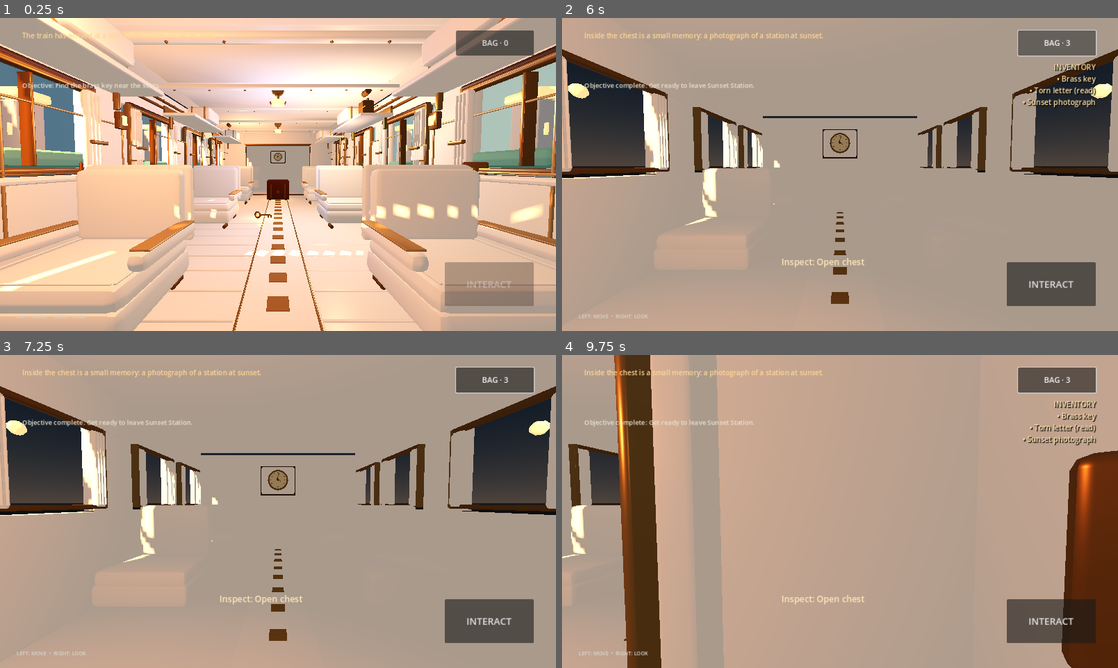
Above: before the commit, frames 1-4 (two rows, left to right).
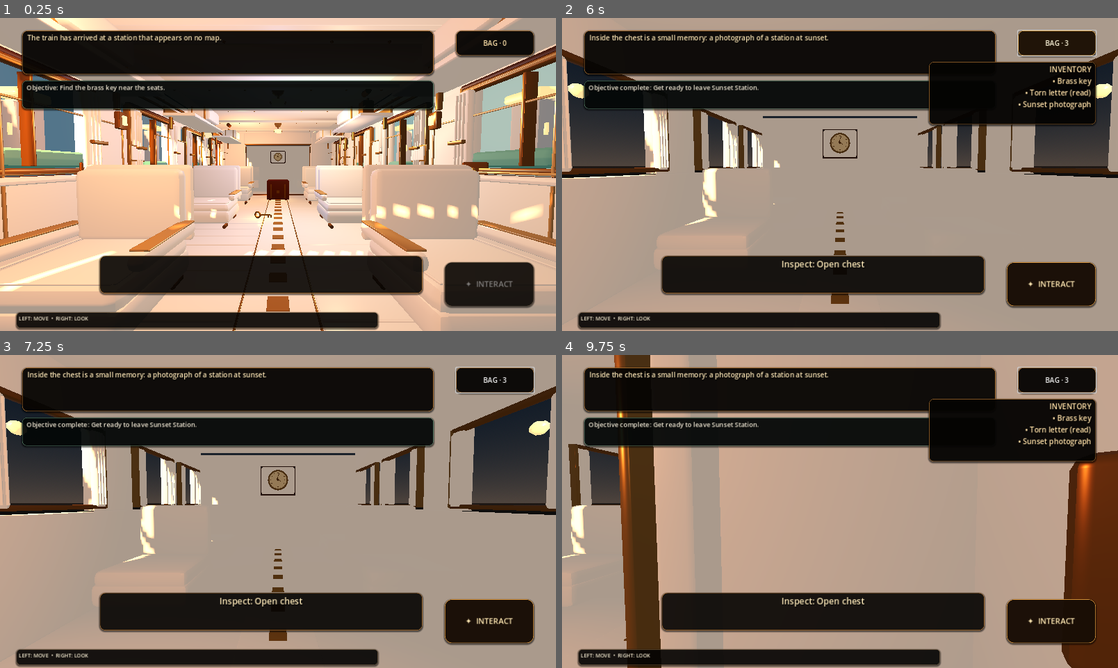
Above: after the commit, the same moments.

Repository: bdssmdkacem-dot/lost-things-express
Game: Godot game, scene res://scenes/main.tscn
The game is run twice, just before and just after one commit, with the same random seed, the same clock (stepped at 60 frames per second) and the same inputs.
Inputs (mouse positions are in pixels of both pictures, inside the frame that each line leads up to):
- Up to frame 1 (0.25 s): no input
- Up to frame 2 (6 s): click "BAG · 0" at 0.5 s; tap Enter at 1.25 s; move the mouse to (867, 174) at 1.27 s; hold W (move_forward) 1.28-5 s; tap E every 0.75 s from 1.35 to 4.35 s; click (867, 174) at 1.42 s; move the mouse to (812, 174) at 2.02 s; move the mouse to (851, 168) at 2.77 s; move the mouse to (834, 180) at 3.52 s; click (834, 180) at 3.67 s; move the mouse to (878, 177) at 4.27 s; click "INTERACT" (after the commit: "✦ INTERACT") at 5 s; click "BAG · 3" at 5.75 s
- Up to frame 3 (7.25 s): tap Space at 6.5 s; move the mouse to (233, 508) at 6.52 s; hold W (move_forward) from 6.53 s (still down); tap E at 6.6 s
- Up to frame 4 (9.75 s): tap Enter at 7.25, 9.5 s; move the mouse to (845, 511) at 7.27 s; tap E every 0.75 s from 7.35 to 9.6 s; click (845, 511) at 7.42 s; tap Space at 8 s; move the mouse to (817, 505) at 8.02 s; release W (move_forward) at 8.03 s; hold D (move_right) 8.03-8.78 s; move the mouse to (867, 511) at 8.77 s; hold W (move_forward) from 8.78 s (still down); move the mouse to (812, 511) at 9.52 s; click (812, 511) at 9.67 s

The runs differ from the first frame. In frame 1, 33% of the frame differs, in the area x 2-97%, y 3-100%; in frame 2, 37%; in frame 3, 33%; in frame 4, 37%.

Commit message:
ui: add readable story panels and polished brass interaction controls

Diff:
--- a/scripts/main.gd
+++ b/scripts/main.gd
@@ -218,7 +218,11 @@
 	status_label.autowrap_mode = TextServer.AUTOWRAP_WORD_SMART
 	status_label.add_theme_font_size_override("font_size", 16)
 	status_label.size_flags_vertical = Control.SIZE_SHRINK_BEGIN
-	status_label.add_theme_color_override("font_color", Color(1.0, 0.84, 0.58))
+	status_label.add_theme_color_override("font_color", Color(1.0, 0.91, 0.72))
+	status_label.add_theme_color_override("font_shadow_color", Color(0.0, 0.0, 0.0, 1.0))
+	status_label.add_theme_constant_override("shadow_offset_x", 1)
+	status_label.add_theme_constant_override("shadow_offset_y", 2)
+	status_label.add_theme_stylebox_override("normal", _ui_panel_style(Color(0.025, 0.018, 0.012, 0.88), Color(0.72, 0.47, 0.19, 0.95), 12, 12))
 	root.add_child(status_label)
 
 	objective_label = Label.new()
@@ -228,7 +232,11 @@
 	objective_label.anchor_bottom = 0.29
 	objective_label.autowrap_mode = TextServer.AUTOWRAP_WORD_SMART
 	objective_label.add_theme_font_size_override("font_size", 15)
-	objective_label.add_theme_color_override("font_color", Color(0.91, 0.89, 0.82))
+	objective_label.add_theme_color_override("font_color", Color(0.97, 0.94, 0.86))
+	objective_label.add_theme_color_override("font_shadow_color", Color(0.0, 0.0, 0.0, 1.0))
+	objective_label.add_theme_constant_override("shadow_offset_x", 1)
+	objective_label.add_theme_constant_override("shadow_offset_y", 1)
+	objective_label.add_theme_stylebox_override("normal", _ui_panel_style(Color(0.018, 0.032, 0.031, 0.88), Color(0.36, 0.53, 0.43, 0.9), 10, 10))
 	root.add_child(objective_label)
 
 	prompt_label = Label.new()
@@ -238,7 +246,11 @@
 	prompt_label.anchor_bottom = 0.88
 	prompt_label.horizontal_alignment = HORIZONTAL_ALIGNMENT_CENTER
 	prompt_label.add_theme_font_size_override("font_size", 20)
-	prompt_label.add_theme_color_override("font_color", Color(1, 0.91, 0.73))
+	prompt_label.add_theme_color_override("font_color", Color(1.0, 0.92, 0.73))
+	prompt_label.add_theme_color_override("font_shadow_color", Color(0.0, 0.0, 0.0, 1.0))
+	prompt_label.add_theme_constant_override("shadow_offset_x", 1)
+	prompt_label.add_theme_constant_override("shadow_offset_y", 2)
+	prompt_label.add_theme_stylebox_override("normal", _ui_panel_style(Color(0.025, 0.018, 0.012, 0.78), Color(0.67, 0.43, 0.17, 0.9), 12, 8))
 	root.add_child(prompt_label)
 
 	interact_button = Button.new()
@@ -247,7 +259,15 @@
 	interact_button.anchor_top = 0.78
 	interact_button.anchor_right = 0.96
 	interact_button.anchor_bottom = 0.92
-	interact_button.add_theme_font_size_override("font_size", 22)
+	interact_button.text = "✦  INTERACT"
+	interact_button.add_theme_font_size_override("font_size", 18)
+	interact_button.add_theme_color_override("font_color", Color(1.0, 0.91, 0.70))
+	interact_button.add_theme_color_override("font_hover_color", Color(1.0, 0.97, 0.86))
+	interact_button.add_theme_color_override("font_pressed_color", Color(0.15, 0.08, 0.025))
+	interact_button.add_theme_stylebox_override("normal", _ui_panel_style(Color(0.10, 0.055, 0.022, 0.96), Color(0.91, 0.62, 0.24, 1.0), 16, 8))
+	interact_button.add_theme_stylebox_override("hover", _ui_panel_style(Color(0.24, 0.13, 0.035, 0.98), Color(1.0, 0.78, 0.35, 1.0), 16, 8))
+	interact_button.add_theme_stylebox_override("pressed", _ui_panel_style(Color(0.85, 0.56, 0.18, 1.0), Color(1.0, 0.85, 0.48, 1.0), 16, 8))
+	interact_button.add_theme_stylebox_override("disabled", _ui_panel_style(Color(0.045, 0.035, 0.025, 0.80), Color(0.28, 0.23, 0.16, 0.8), 16, 8))
 	interact_button.pressed.connect(_interact)
 	root.add_child(interact_button)
 
@@ -257,7 +277,12 @@
 	inventory_button.anchor_top = 0.04
 	inventory_button.anchor_right = 0.96
 	inventory_button.anchor_bottom = 0.12
-	inventory_button.add_theme_font_size_override("font_size", 18)
+	inventory_button.add_theme_font_size_override("font_size", 16)
+	inventory_button.add_theme_color_override("font_color", Color(1.0, 0.89, 0.67))
+	inventory_button.add_theme_color_override("font_hover_color", Color(1.0, 0.97, 0.86))
+	inventory_button.add_theme_stylebox_override("normal", _ui_panel_style(Color(0.025, 0.018, 0.012, 0.90), Color(0.68, 0.46, 0.22, 0.95), 12, 7))
+	inventory_button.add_theme_stylebox_override("hover", _ui_panel_style(Color(0.12, 0.075, 0.025, 0.97), Color(0.93, 0.69, 0.31, 1.0), 12, 7))
+	inventory_button.add_theme_stylebox_override("pressed", _ui_panel_style(Color(0.40, 0.24, 0.07, 1.0), Color(1.0, 0.80, 0.38, 1.0), 12, 7))
 	inventory_button.pressed.connect(_toggle_inventory)
 	root.add_child(inventory_button)
 
@@ -273,6 +298,7 @@
 	inventory_label.add_theme_color_override("font_shadow_color", Color(0.02, 0.015, 0.01, 0.9))
 	inventory_label.add_theme_constant_override("shadow_offset_x", 2)
 	inventory_label.add_theme_constant_override("shadow_offset_y", 2)
+	inventory_label.add_theme_stylebox_override("normal", _ui_panel_style(Color(0.018, 0.014, 0.009, 0.90), Color(0.61, 0.40, 0.17, 0.92), 10, 10))
 	inventory_label.visible = false
 	root.add_child(inventory_label)
 
@@ -285,8 +311,24 @@
 	hint.horizontal_alignment = HORIZONTAL_ALIGNMENT_LEFT
 	hint.autowrap_mode = TextServer.AUTOWRAP_OFF
 	hint.add_theme_font_size_override("font_size", 12)
-	hint.add_theme_color_override("font_color", Color(0.84, 0.84, 0.81))
+	hint.add_theme_color_override("font_color", Color(0.95, 0.91, 0.81))
+	hint.add_theme_stylebox_override("normal", _ui_panel_style(Color(0.015, 0.012, 0.009, 0.78), Color(0.40, 0.31, 0.20, 0.75), 8, 5))
 	root.add_child(hint)
+
+func _ui_panel_style(fill: Color, edge: Color, corner_radius: int, inset: int) -> StyleBoxFlat:
+	var style := StyleBoxFlat.new()
+	style.bg_color = fill
+	style.border_color = edge
+	style.set_border_width_all(1)
+	style.set_corner_radius_all(corner_radius)
+	style.content_margin_left = inset
+	style.content_margin_right = inset
+	style.content_margin_top = 5
+	style.content_margin_bottom = 5
+	style.shadow_color = Color(0.0, 0.0, 0.0, 0.55)
+	style.shadow_size = 4
+	style.shadow_offset = Vector2(0, 2)
+	return style
 
 func _process(_delta: float) -> void:
 	_update_nearby()
